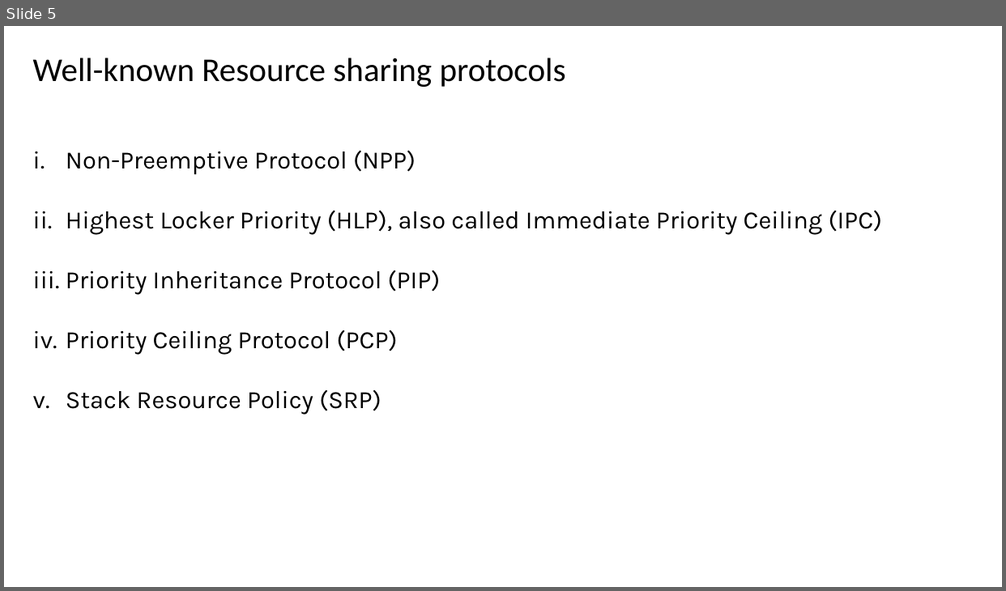
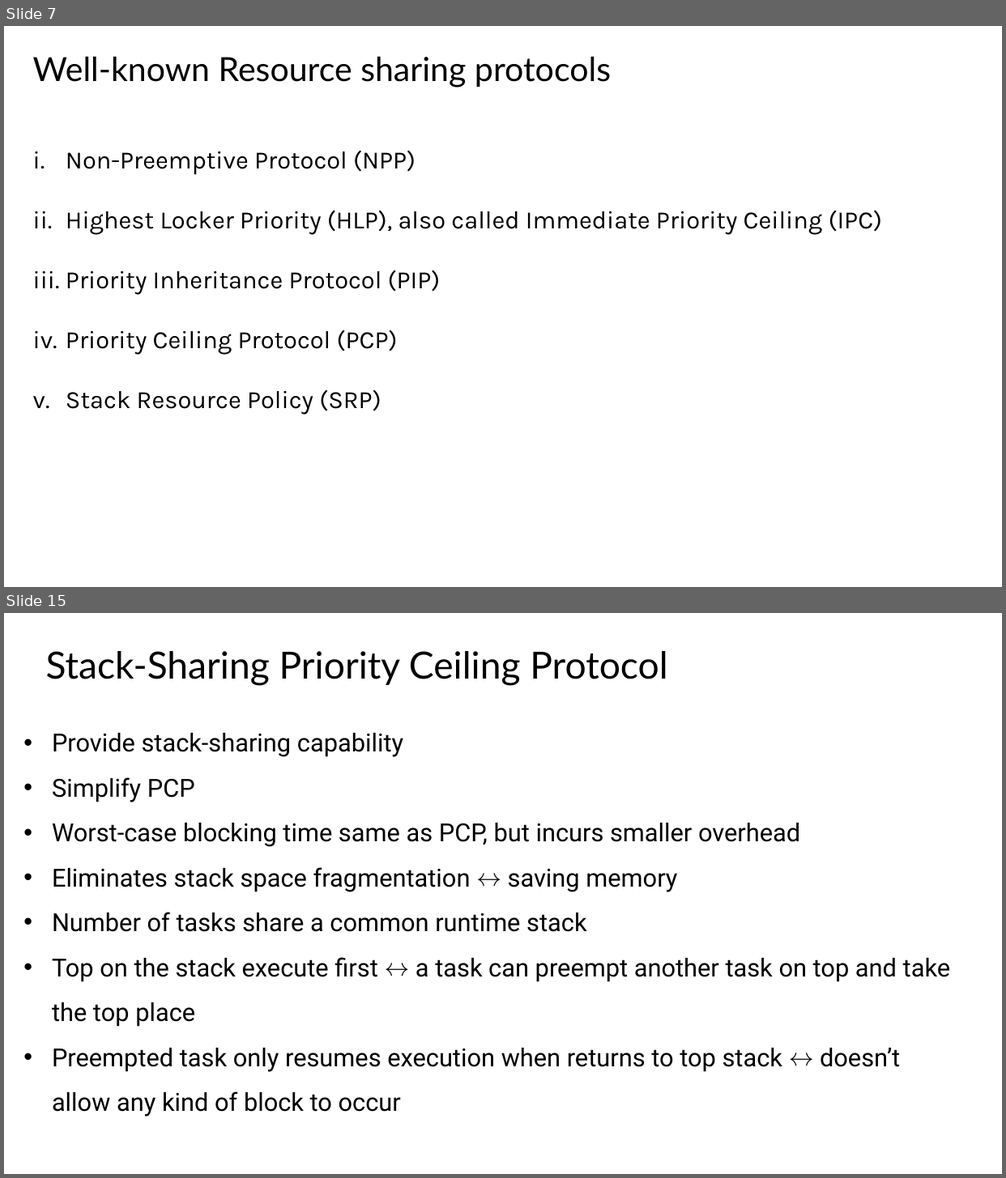
Before and after one commit to raihan4hshl/RTS_seminar, a slide deck: Seminar Paper on Resource Access Protocols.odp. Shown one above the other, each under a label of ours: slide 5 before the commit, slides 7 and 15 after it; the slides between them are not shown. The pictures are 1006x591 and 1006x1178 pixels, drawn with LibreOffice and Linux fonts; fonts in the diff are those of the drawing. Boxes give left, top, right and bottom in pixels: in the first picture for what was removed or moved away, otherwise in the second. Text is boxed around its words. In the diff, an @@ line names an element or a change of style, - is before the commit and + after.

```diff
--- a/Seminar Paper on Resource Access Protocols.odp
+++ b/Seminar Paper on Resource Access Protocols.odp
@@ slide 15 added at bbox=[4, 613, 1002, 1174], background #FFFFFF @@
@@ text added at bbox=[46, 651, 667, 686], 36 pt, text #000000 @@
+Stack-Sharing Priority Ceiling Protocol
@@ text added at bbox=[52, 733, 950, 1117], 24 pt, text #000000 @@
+• Provide stack-sharing capability
+• Simplify PCP
+• Worst-case blocking time same as PCP, but incurs smaller overhead
+• Eliminates stack space fragmentation ↔ saving memory
+• Number of tasks share a common runtime stack
+• Top on the stack execute first ↔ a task can preempt another task on top and take the top place
+• Preempted task only resumes execution when returns to top stack ↔ doesn’t allow any kind of block to occur
@@ what was slide 5 is now slide 7 @@
@@ slide 7 changed as well @@
@@ text "Well-known Resource sharing protocols" at bbox=[33, 56, 611, 88]: font Calibri to Lato @@
```
Also in this commit, not shown: 4 other slides changed, 12 other slides added.
